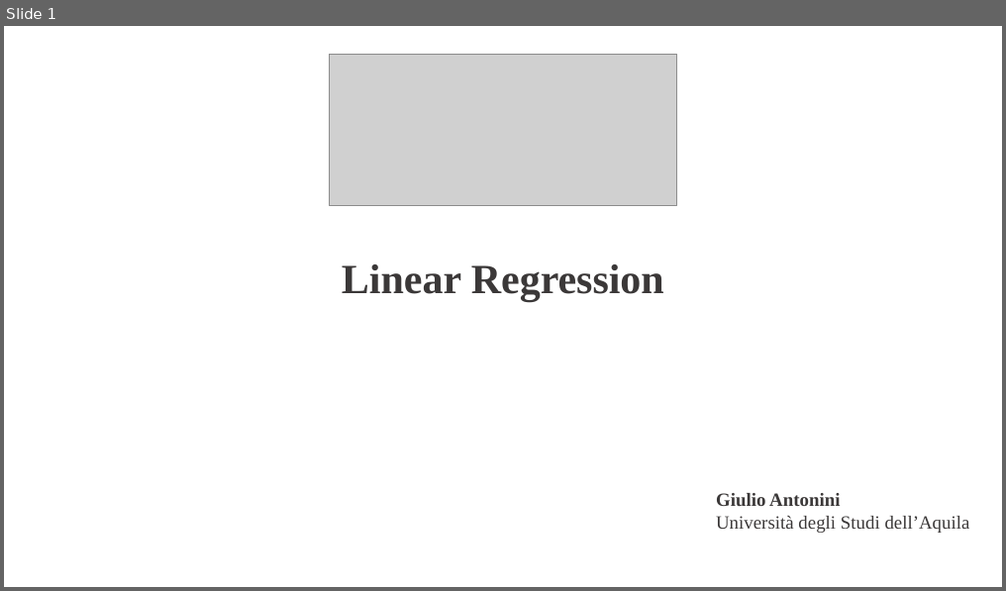
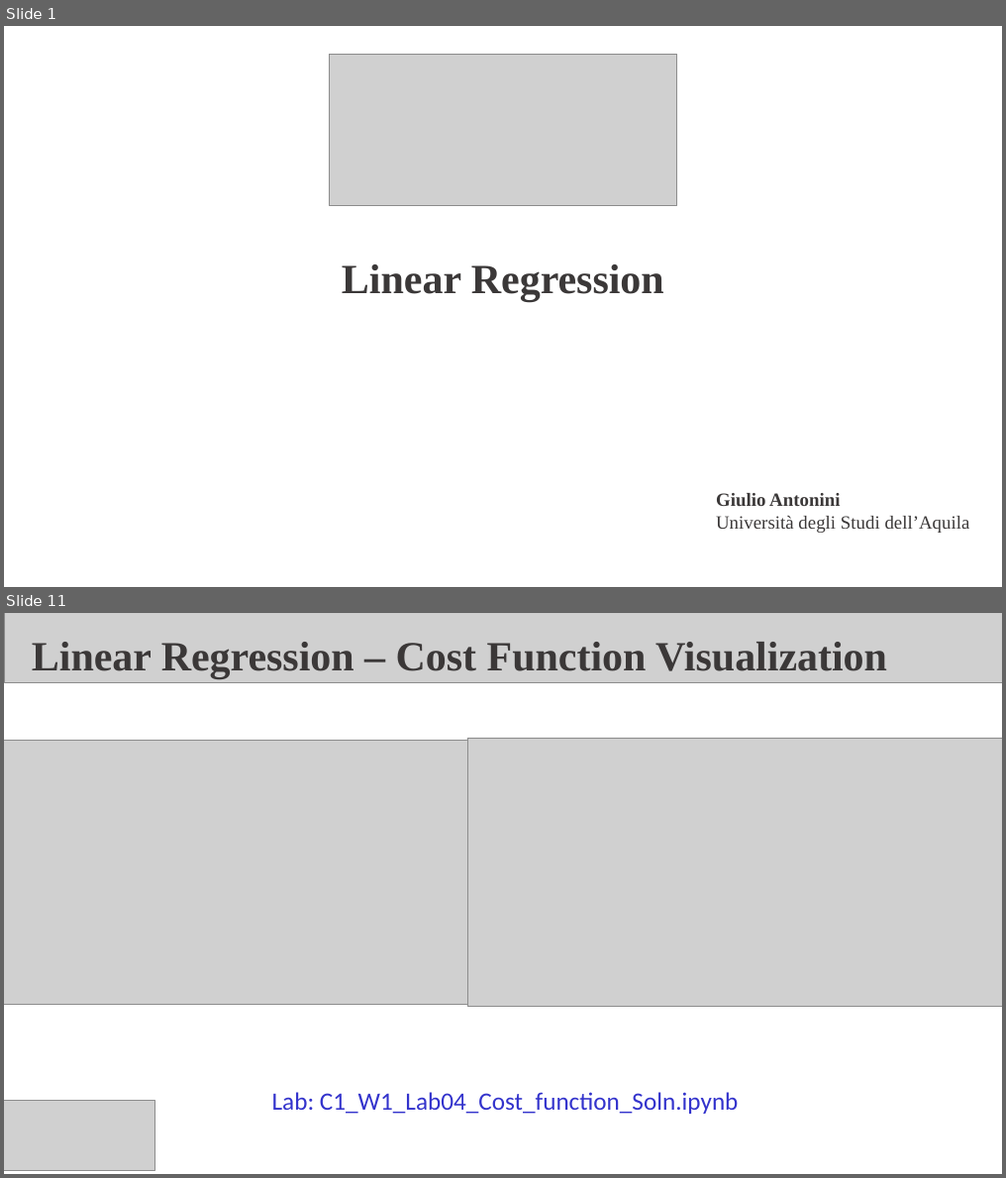
Before and after one commit to fabioantonini/introduction-machine-learning-for-engineers, a slide deck: Lectures/LinearRegression/Slides/LinearRegression.ppt. Shown one above the other, each under a label of ours: slide 1 before the commit, slides 1 and 11 after it; the slides between them are not shown. The pictures are 1006x591 and 1006x1178 pixels, drawn with LibreOffice and Linux fonts; fonts in the diff are those of the drawing; grey boxes stand for pictures; background and template pictures are left out. Boxes give left, top, right and bottom in pixels: in the first picture for what was removed or moved away, otherwise in the second. Text is boxed around its words. In the diff, an @@ line names an element or a change of style, - is before the commit and + after.

```diff
--- a/Lectures/LinearRegression/Slides/LinearRegression.ppt
+++ b/Lectures/LinearRegression/Slides/LinearRegression.ppt
@@ slide 11 added at box(4, 613, 1002, 1174), background #FFFFFF @@
@@ picture added at box(5, 613, 1002, 682) @@
@@ text added at box(32, 642, 887, 678), 40 pt, text #3B3838, bold @@
+Linear Regression – Cost Function Visualization
@@ picture added at box(4, 740, 530, 1004) @@
@@ picture added at box(467, 738, 1002, 1006) @@
@@ picture added at box(4, 1100, 154, 1170) @@
@@ text added at box(272, 1092, 738, 1114), 24 pt, text #3333CC @@
+Lab: C1_W1_Lab04_Cost_function_Soln.ipynb
```
Also in this commit, not shown: 1 slide changed, 20 other slides added, 1 slide removed, 23 other files.
